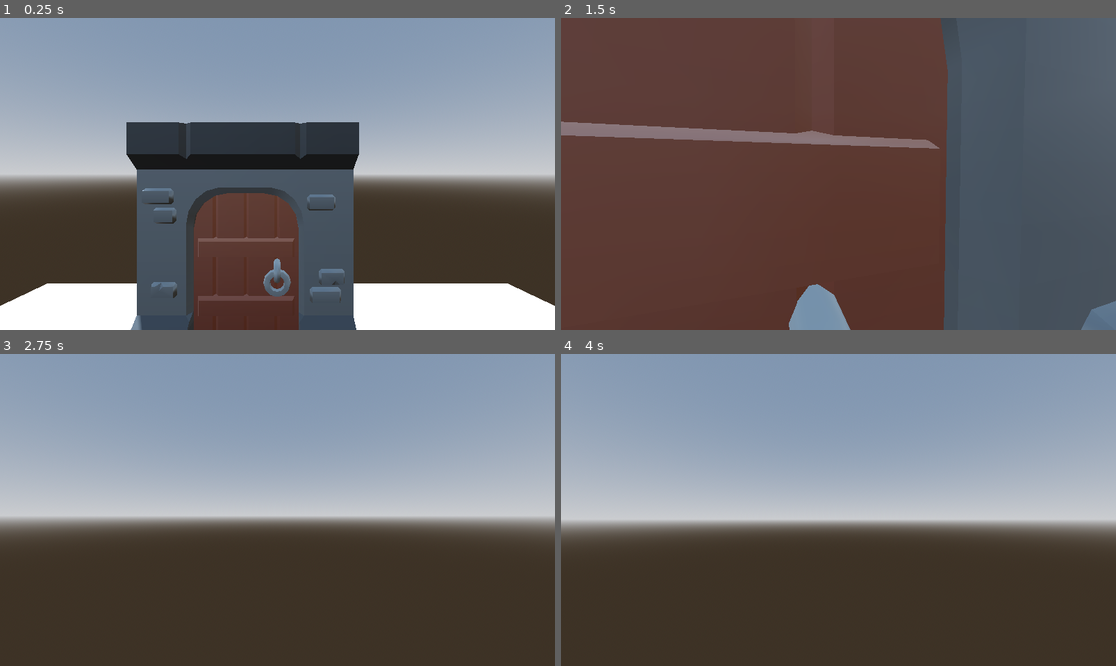
Above: before the commit, frames 1-4 (two rows, left to right).
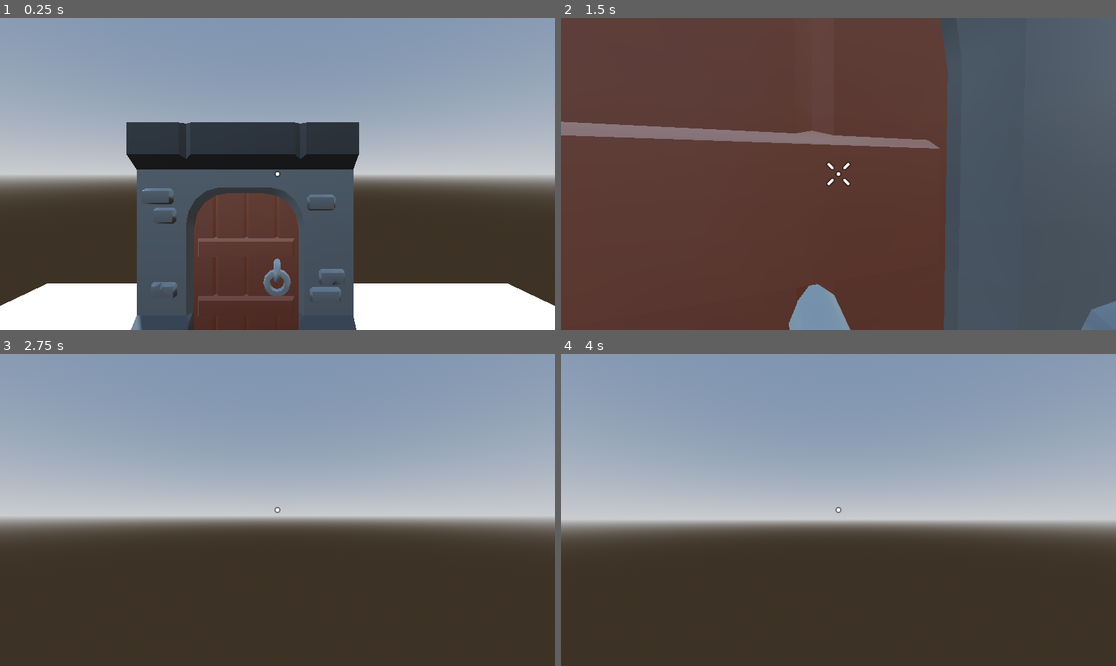
Above: after the commit, the same moments.

Repository: Gigabajt000/Wsiokraft-moment
Game: Godot game, scene res://Main/main.tscn
Same seed, same stepped clock (60 frames per second), same inputs: the game is played once before the commit and once after it.
Inputs (mouse positions are in pixels of both pictures, inside the frame that each line leads up to):
- Up to frame 1 (0.25 s): no input
- Up to frame 2 (1.5 s): move the mouse to (832, 180) at 0.52 s; hold W (walk_forward) from 0.53 s (still down); tap E (interaction) at 0.6 s; tap Space (jump) at 0.77 s; move the mouse to (877, 177) at 1.27 s; tap Ctrl (crouch) at 1.35 s
- Up to frame 3 (2.75 s): keep holding W (walk_forward); tap Space (jump) at 1.52 s; tap E (interaction) at 1.55, 2.1 s; move the mouse to (233, 506) at 2.02 s
- Up to frame 4 (4 s): move the mouse to (844, 510) at 2.77 s; release W (walk_forward) at 2.78 s; hold A (walk_left) 2.78-3.53 s; tap Shift (sprint) at 2.85 s; tap Space (jump) at 3.02, 3.77 s; tap E (interaction) at 3.05, 3.6 s; tap Enter at 3.5 s; move the mouse to (816, 503) at 3.52 s; hold W (walk_forward) from 3.53 s (still down)

The runs differ from the first frame. In frame 1, less than 0.1% of the frame differs, in the area x 49-51%, y 48-52%; in frame 2, 0.1%, in the area x 47-53%, y 46-54%; in frame 3, less than 0.1%; in frame 4, less than 0.1%.

Commit message:
crosshair

Diff:
--- a/Player/Player.tscn
+++ b/Player/Player.tscn
@@ -1,6 +1,8 @@
-[gd_scene load_steps=5 format=3 uid="uid://b65o63u6oudvq"]
+[gd_scene load_steps=7 format=3 uid="uid://b65o63u6oudvq"]
 
 [ext_resource type="Script" uid="uid://cfwg3xtnnguw4" path="res://Player/player.gd" id="1_3qydi"]
+[ext_resource type="Texture2D" uid="uid://c7rubgkvnq8ga" path="res://Assets/crosshair/crosshair001.png" id="2_tok1r"]
+[ext_resource type="Texture2D" uid="uid://0mks181l0a7j" path="res://Assets/crosshair/crosshair087.png" id="3_ddoul"]
 
 [sub_resource type="CapsuleShape3D" id="CapsuleShape3D_q3lat"]
 
@@ -18,12 +20,10 @@
 
 [node name="crouching_collision" type="CollisionShape3D" parent="."]
 transform = Transform3D(1, 0, 0, 0, 1, 0, 0, 0, 1, 0, 0.833567, 0)
-visible = false
 shape = SubResource("CapsuleShape3D_3qydi")
 
 [node name="MeshInstance3D" type="MeshInstance3D" parent="."]
 transform = Transform3D(1, 0, 0, 0, 1, 0, 0, 0, 1, 0, 1.00726, 0)
-visible = false
 mesh = SubResource("CapsuleMesh_tok1r")
 
 [node name="RayCast3D" type="RayCast3D" parent="."]
@@ -31,9 +31,49 @@
 
 [node name="head" type="Node3D" parent="."]
 transform = Transform3D(1, 0, 0, 0, 1, 0, 0, 0, 1, 0, 1.8, 0)
-visible = false
 
 [node name="Camera3D" type="Camera3D" parent="head"]
 
 [node name="player range" type="RayCast3D" parent="head"]
 transform = Transform3D(1, 0, 0, 0, -7.43094e-08, -1, 0, 1.7, -4.37114e-08, 0, 0, -0.282795)
+
+[node name="CanvasLayer" type="CanvasLayer" parent="."]
+
+[node name="Control" type="Control" parent="CanvasLayer"]
+layout_mode = 3
+anchors_preset = 15
+anchor_right = 1.0
+anchor_bottom = 1.0
+grow_horizontal = 2
+grow_vertical = 2
+
+[node name="crosshair" type="TextureRect" parent="CanvasLayer/Control"]
+layout_mode = 1
+anchors_preset = 8
+anchor_left = 0.5
+anchor_top = 0.5
+anchor_right = 0.5
+anchor_bottom = 0.5
+offset_left = -20.0
+offset_top = -20.0
+offset_right = 20.0
+offset_bottom = 20.0
+grow_horizontal = 2
+grow_vertical = 2
+texture = ExtResource("2_tok1r")
+
+[node name="interact crosshair" type="TextureRect" parent="CanvasLayer/Control"]
+visible = false
+layout_mode = 1
+anchors_preset = 8
+anchor_left = 0.5
+anchor_top = 0.5
+anchor_right = 0.5
+anchor_bottom = 0.5
+offset_left = -20.0
+offset_top = -20.0
+offset_right = 20.0
+offset_bottom = 20.0
+grow_horizontal = 2
+grow_vertical = 2
+texture = ExtResource("3_ddoul")
--- a/Player/player.gd
+++ b/Player/player.gd
@@ -17,6 +17,7 @@
 
 func _ready() -> void:
 	Input.set_mouse_mode(Input.MOUSE_MODE_CAPTURED)
+
 
 func _input(event: InputEvent) -> void:
 	if event is InputEventMouseMotion:
@@ -65,5 +66,10 @@
 	current_coliding = player_range.get_collider()
 	if player_range.is_colliding():
 		if current_coliding.is_in_group("door"):
+			$"CanvasLayer/Control/interact crosshair".visible = true
 			if Input.is_action_just_pressed("interaction"):
 				current_coliding.interact = true
+		else:
+			$"CanvasLayer/Control/interact crosshair".visible = false
+	else:
+		$"CanvasLayer/Control/interact crosshair".visible = false
Binary file added: Assets/crosshair/crosshair001.png
Not shown, added: Assets/crosshair/crosshair001.png.import
Binary file added: Assets/crosshair/crosshair087.png
Not shown, added: Assets/crosshair/crosshair087.png.import
